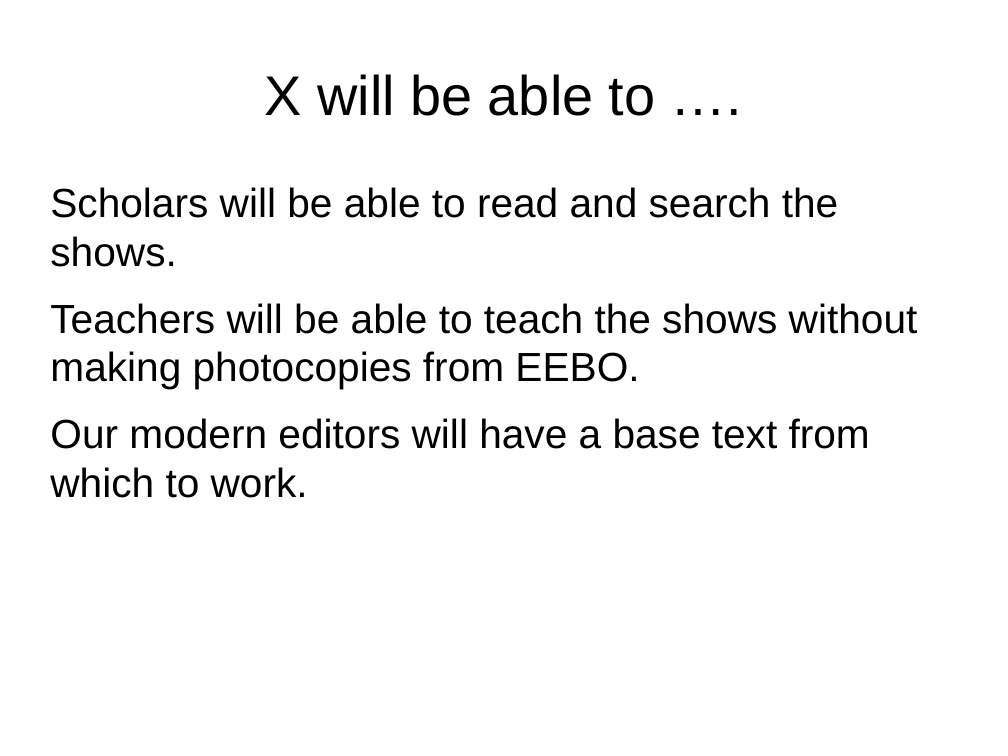
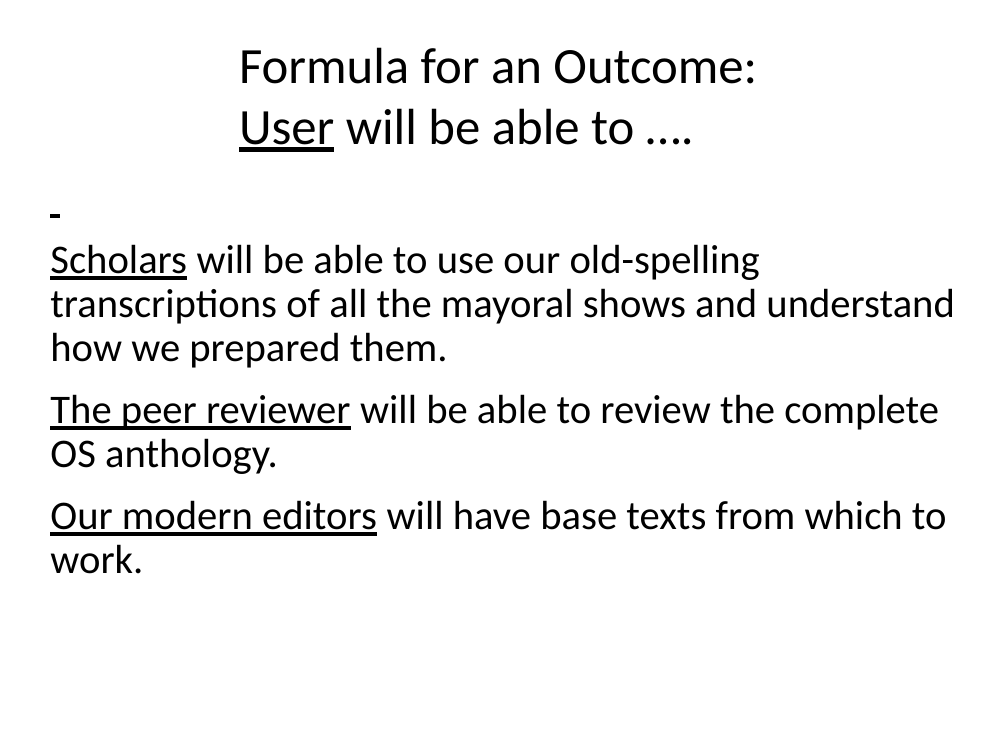
Before and after one commit to projectEndings/Endings, a slide deck: slide 6 of presentations/dhsi2019/using_releases_to_stick_to_project_plan.odp (slide 5 before the commit). Drawn at 1008x756 pixels with LibreOffice and Linux fonts; fonts in the diff are those of the drawing; background and template pictures are left out. Boxes give left, top, right and bottom in pixels: in the first picture for what was removed or moved away, otherwise in the second. Text is boxed around its words. In the diff, an @@ line names an element or a change of style, - is before the commit and + after.

```diff
--- a/presentations/dhsi2019/using_releases_to_stick_to_project_plan.odp
+++ b/presentations/dhsi2019/using_releases_to_stick_to_project_plan.odp
@@ title at (239, 47, 757, 152): text changed; size 44 to 40 pt; font Arial to Calibri @@
-X will be able to ….
+Formula for an Outcome:
+User will be able to ….
@@ text at (50, 244, 954, 574): text changed; font Arial to Calibri @@
-Scholars will be able to read and search the shows.
-Teachers will be able to teach the shows without making photocopies from EEBO.
-Our modern editors will have a base text from which to work.
+Scholars will be able to use our old-spelling transcriptions of all the mayoral shows and understand how we prepared them.
+The peer reviewer will be able to review the complete OS anthology.
+Our modern editors will have base texts from which to work.
```
Also in this commit, not shown: 8 other slides changed, 20 slides added, 1 slide removed, 1 other file.
